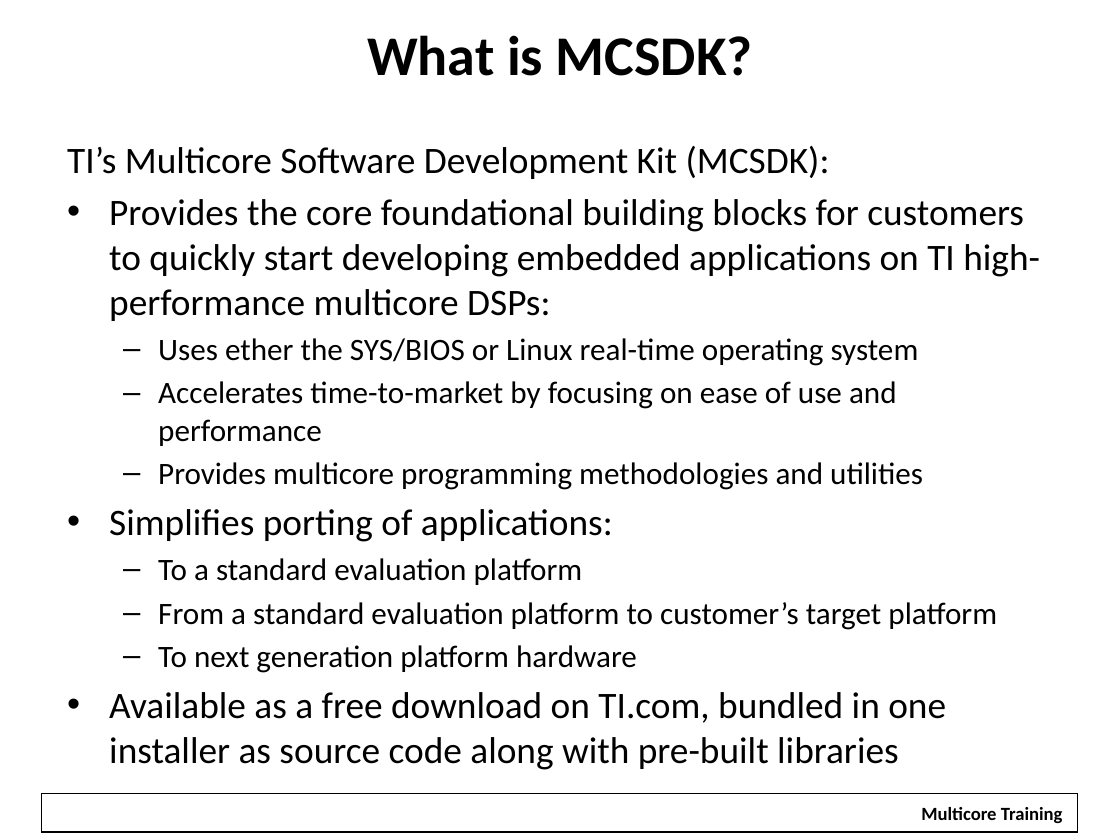
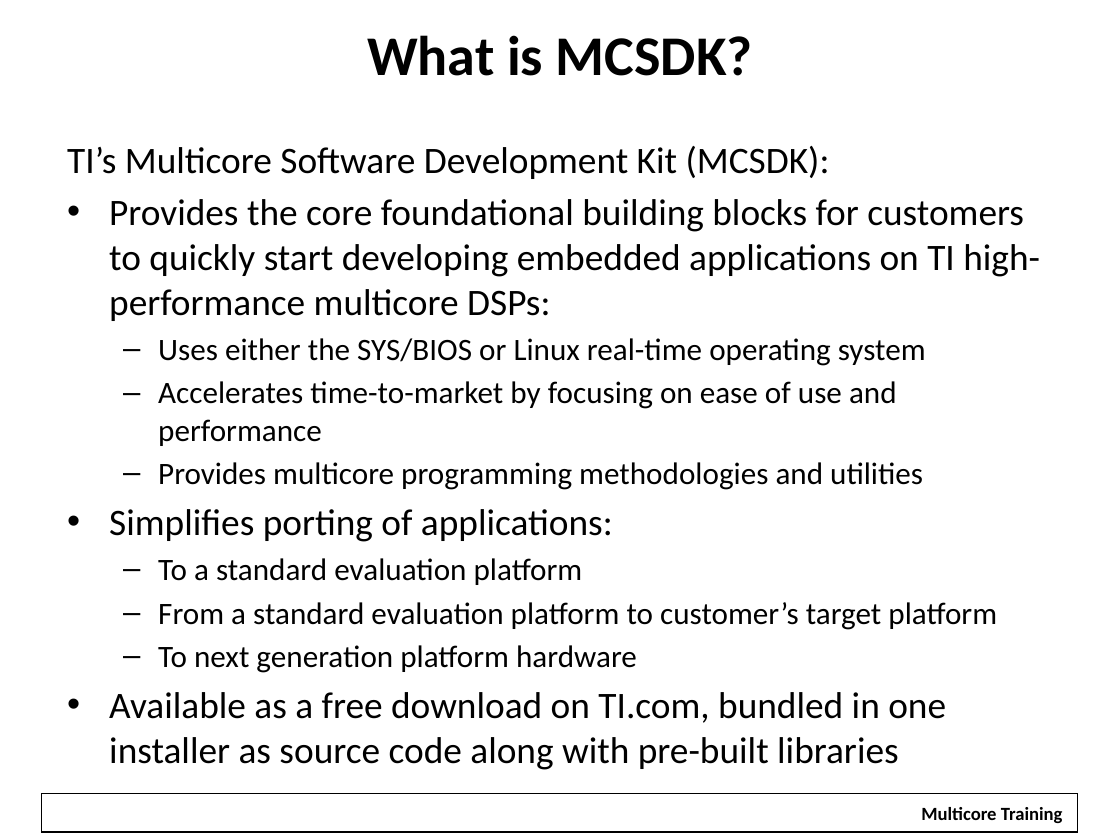
Before and after one commit to hari1989/keystone-workshop, a slide deck: slide 11 of slides/Introduction to KeyStone Software Ecosystem.pptx (slide 9 before the commit). Drawn at 1120x840 pixels with LibreOffice and Linux fonts; fonts in the diff are those of the drawing; background and template pictures are left out. Boxes give left, top, right and bottom in pixels: in the first picture for what was removed or moved away, otherwise in the second. Text is boxed around its words. In the diff, an @@ line names an element or a change of style, - is before the commit and + after.

```diff
--- a/slides/Introduction to KeyStone Software Ecosystem.pptx
+++ b/slides/Introduction to KeyStone Software Ecosystem.pptx
@@ text at <box>158,338,926,366</box>: text changed @@
-  – Uses ether the SYS/BIOS or Linux real-time operating system
+  – Uses either the SYS/BIOS or Linux real-time operating system
```
Also in this commit, not shown: 1 other slide changed, 1 slide added.
